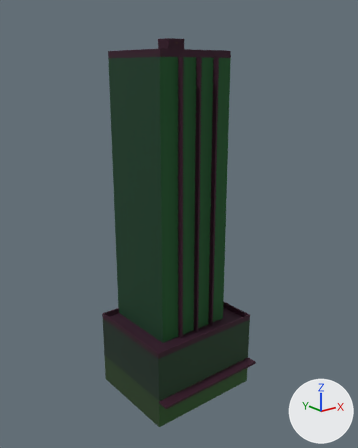
What one commit did to the glTF model public/assets/buildings/midrise_g.glb.
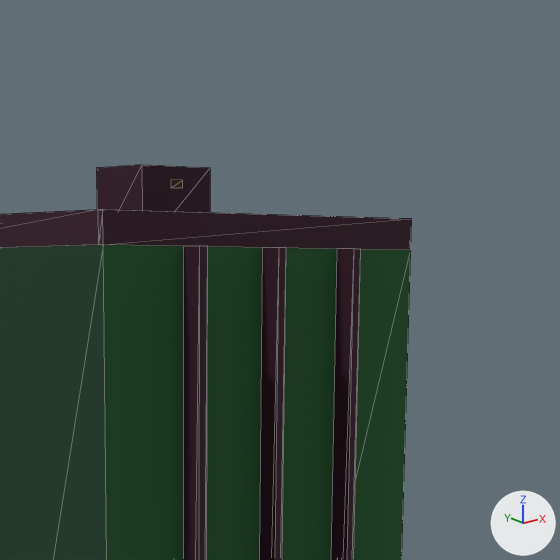
Each version is shown whole from a 50 mm camera at (-46.9, -59.5, 52.5) aimed at (-0.1, -1.0, 29.1), then close up on the part from 38% to 74% of the width and 0% to 29% of the height. Every picture has the same lights, and +X, +Y and +Z are marked at lower right. The first two pictures are the older version. The close-ups show mesh edges as thin lines. Vertices at exactly the same position are counted once.

Objects in the first close-up: 'midrise_g'.
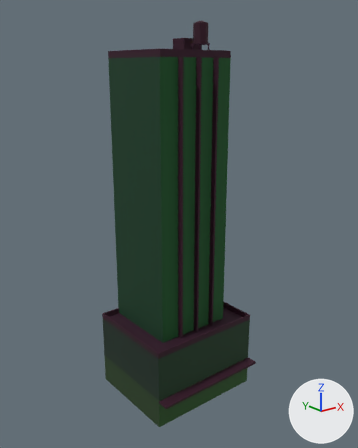
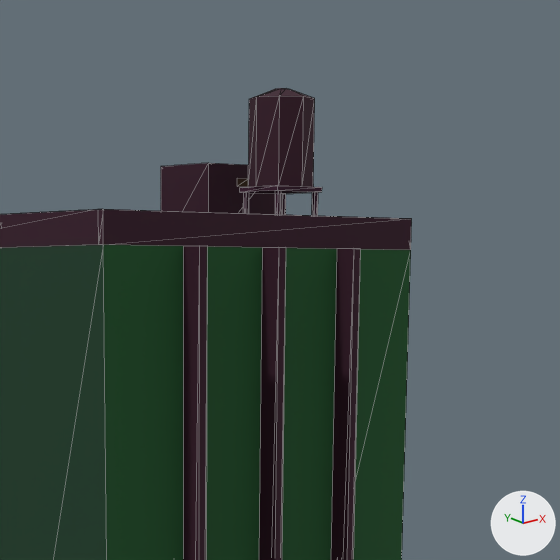
The change, as a list of edits to the scene's bpy script:
```text
Change me_midrise_g:
    used by ob_midrise_g; location = (0.0, -0.9, 28.4); scale = (28.4, 28.4, 28.4)
    remove me_midrise_g.from_pydata(...)  # 104 vertices, 154 faces; spans x -0.34..0.34, y -0.31..0.31, z -1.0..1.0
    add me_midrise_g.from_pydata(...)  # 240 vertices, 334 faces; spans x -0.33..0.33, y -0.3..0.3, z -1.0..1.0
    me_midrise_g part 1: the loose piece of 28 vertices spanning x -0.23..0.23, y -0.14..0.31, z -0.58..0.94 is scaled about its middle by 0.962, then moved by (0.0, 0.0, -0.05)
    me_midrise_g part 2: the loose piece of 8 vertices spanning x -0.01..0.01, y -0.17..-0.14, z -0.58..0.9 is scaled about its middle by (0.977, 0.961, 0.962), then moved by (0.0, 0.01, -0.04)
    me_midrise_g part 3: the loose piece of 8 vertices spanning x 0.02..0.13, y 0.12..0.21, z 0.9..1.0 is moved by (0.04, -0.08, -0.07)
    me_midrise_g part 4: the loose piece of 4 vertices spanning x 0.07..0.08, y 0.12, z 0.98 is moved by (0.04, -0.08, -0.08)
    me_midrise_g part 5: a new loose piece, a box spanning x 0.0787..0.1448, y -0.0601..0.006, z 0.8914..0.8965, in mat_m_facade
    me_midrise_g part 6: a new loose piece of 24 vertices spanning x 0.08..0.15, y -0.06..0.01, z 0.9..1.0, in mat_m_facade
    me_midrise_g part 7: 32 vertices added at x 0.08..0.14, y -0.06..0.0, z 0.83..0.89
    other edits to the shape of me_midrise_g do not show in these pictures
Change ob_midrise_g:
    ob_midrise_g.location: (0.0, -0.9, 28.4) -> (0.0, -0.9, 29.53)
    ob_midrise_g.scale: (28.4, 28.4, 28.4) -> (29.5, 29.5, 29.5)
```

Changed parts and their boxes [x1, y1, x2, y2] in the close-ups (560 x 560 px; the box of a moved part takes in the faces that stretch with it):
'midrise_g', reshaped, moved, rescaled: before [0, 165, 412, 560]; after [0, 88, 412, 560]
part 1 of me_midrise_g, moved or reshaped: [0, 209, 411, 560] in both
part 2 of me_midrise_g, moved or reshaped: [259, 247, 286, 560] in both
part 3 of me_midrise_g, moved or reshaped: before [96, 165, 210, 212]; after [161, 163, 275, 214]
part 4 of me_midrise_g, moved or reshaped: before [171, 180, 183, 188]; after [237, 178, 248, 187]
part 5 of me_midrise_g, added: after [240, 185, 322, 194]
part 6 of me_midrise_g, added (brown): after [248, 88, 315, 187]
part 7 of me_midrise_g, added: after [243, 190, 318, 216]
